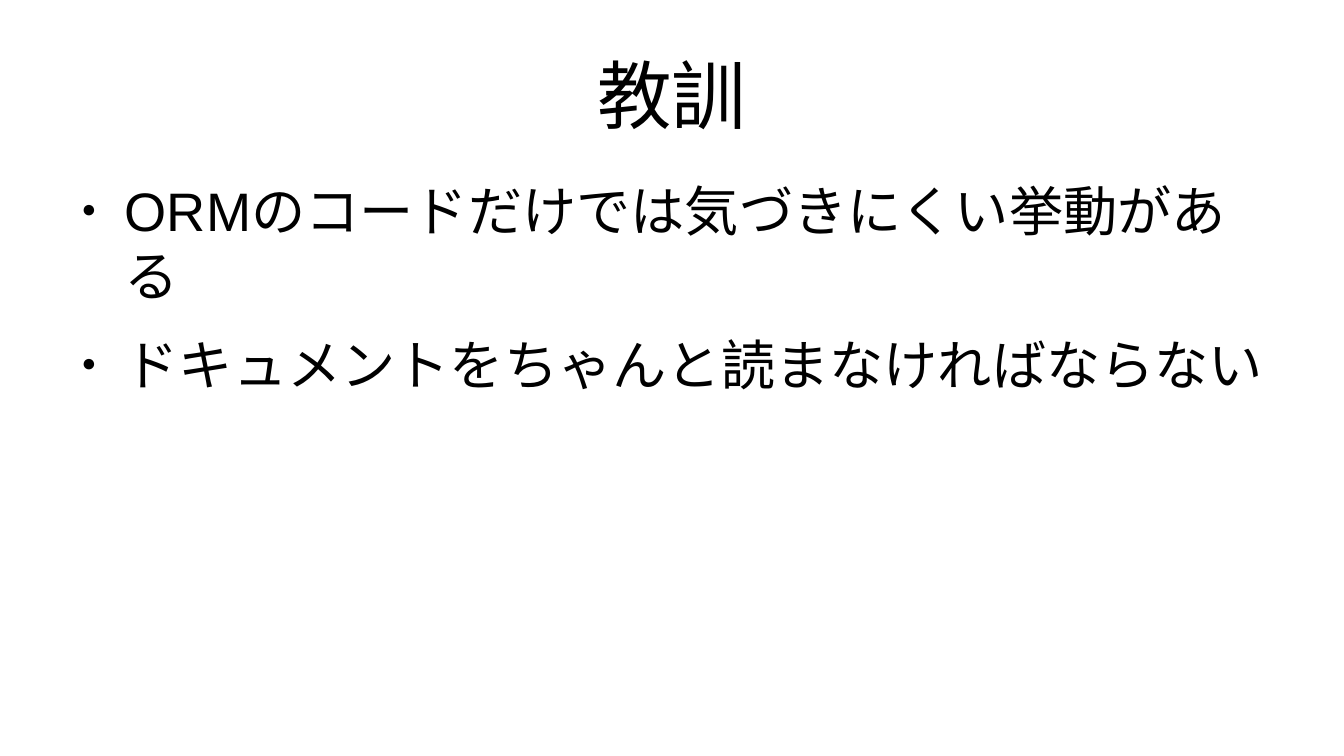
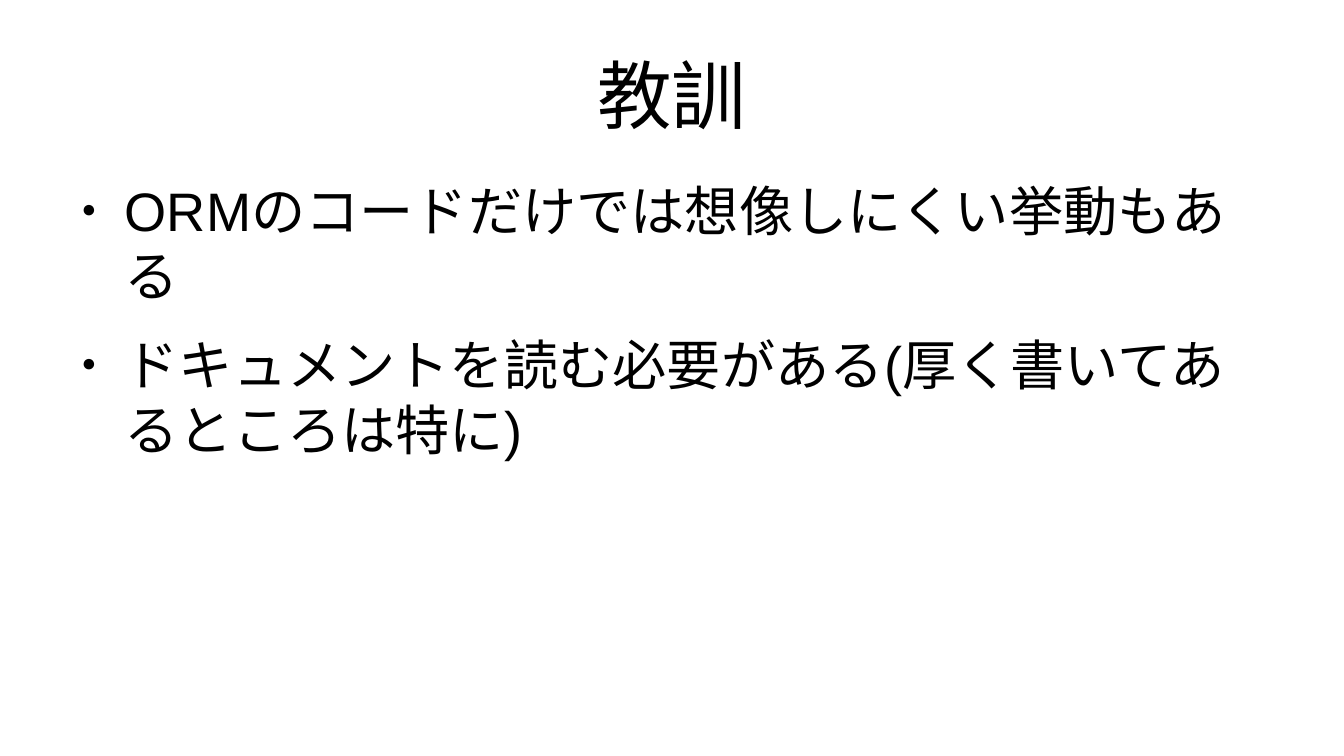
Before and after one commit to kijimad/roam, a slide deck: slide 20 of pdfs/20260616_upsert.odp. Drawn at 1344x756 pixels with LibreOffice and Linux fonts; fonts in the diff are those of the drawing. Boxes give left, top, right and bottom in pixels: in the first picture for what was removed or moved away, otherwise in the second. Text is boxed around its words. In the diff, an @@ line names an element or a change of style, - is before the commit and + after.

```diff
--- a/pdfs/20260616_upsert.odp
+++ b/pdfs/20260616_upsert.odp
@@ text at [125, 339, 1225, 462]: text changed @@
-● ORMのコードだけでは気づきにくい挙動がある
-● ドキュメントをちゃんと読まなければならない
+● ORMのコードだけでは想像しにくい挙動もある
+● ドキュメントを読む必要がある(厚く書いてあるところは特に)
```
Also in this commit, not shown: 2 other slides changed, 5 other files.
